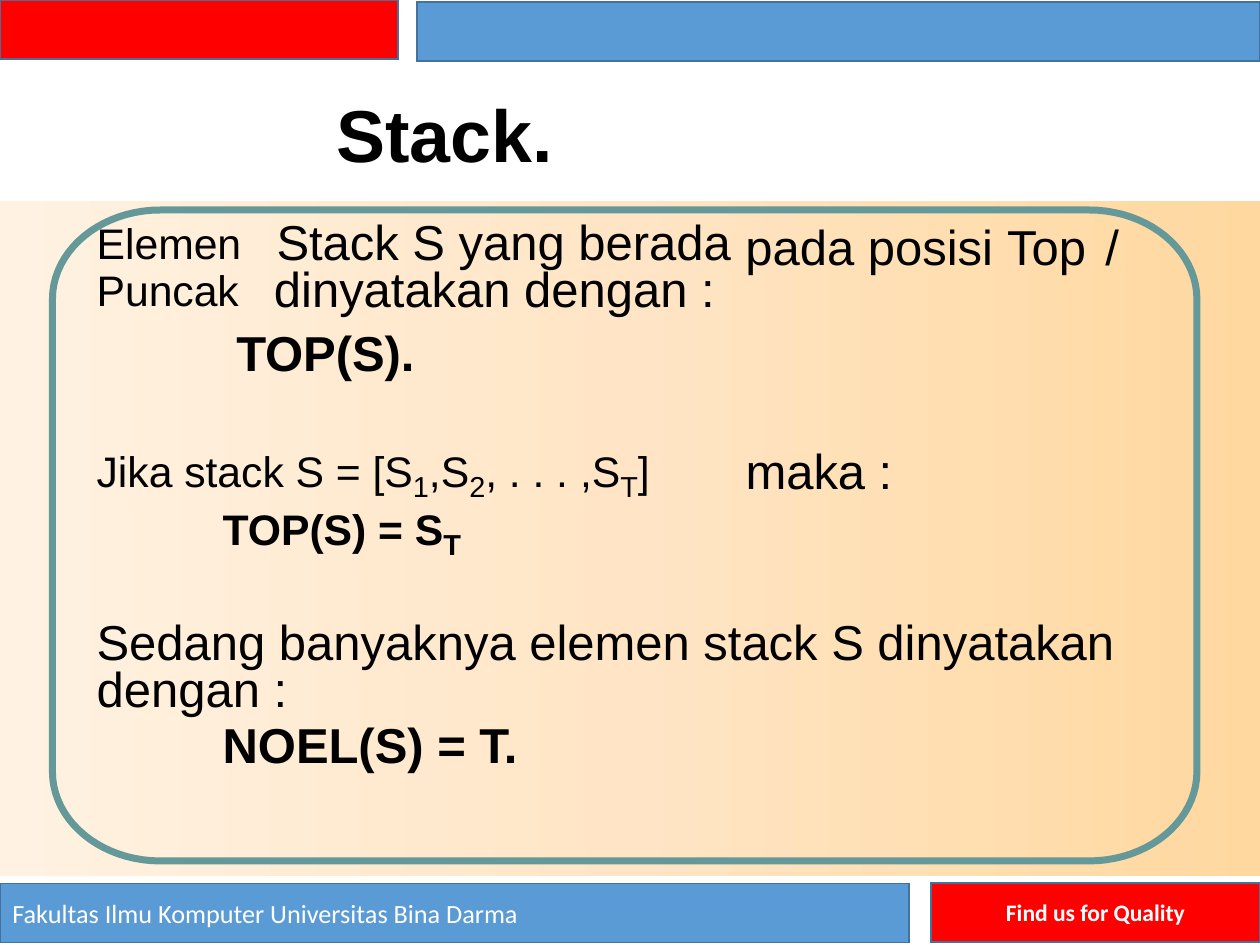
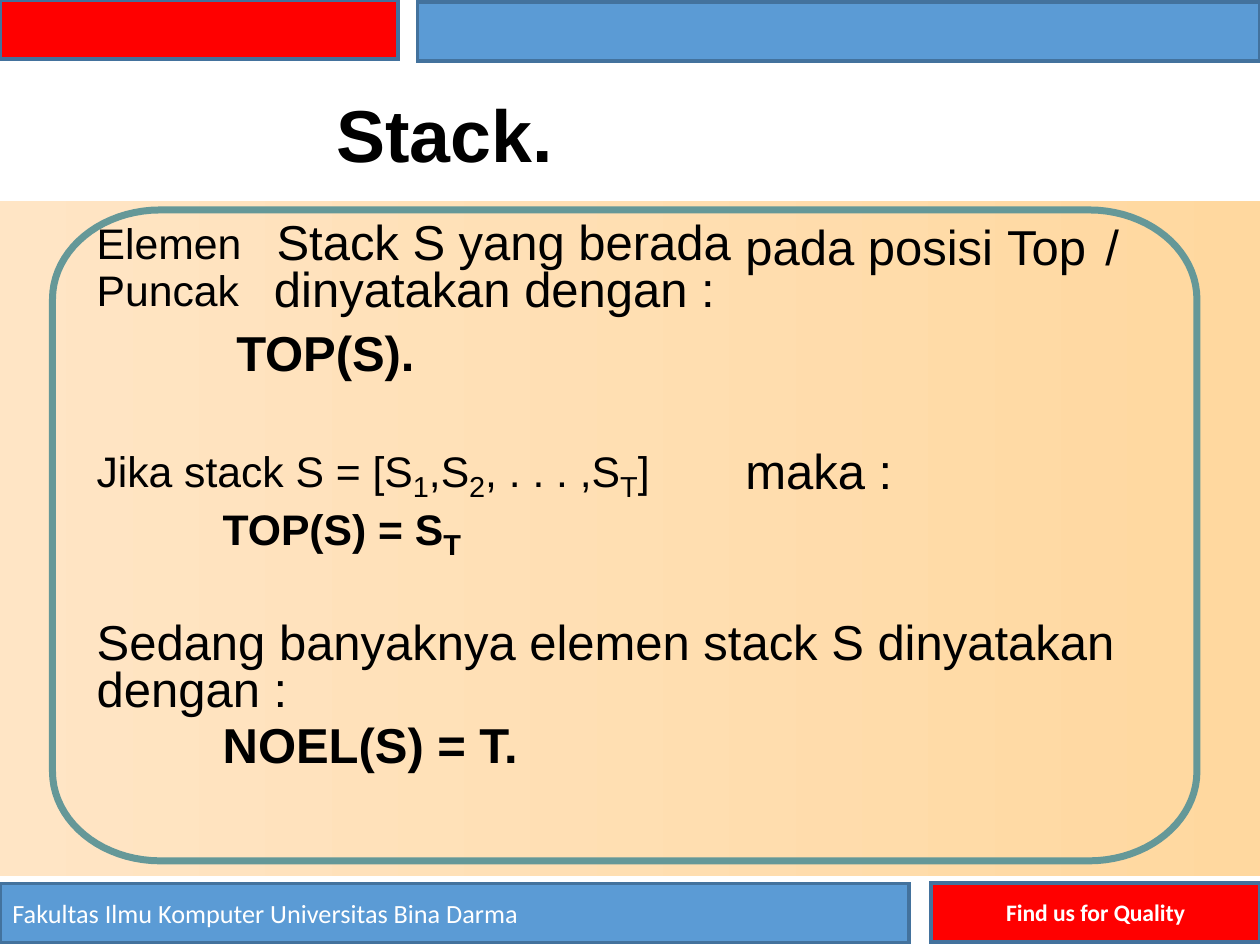
Before and after one commit to ekovegeance-com/docs, a slide deck: slide 3 of Semester 2/Struktur data dan Algoritma lanjutan/SD4-STACK (Tumpukan).pptx. Drawn at 1260x945 pixels with LibreOffice and Linux fonts; fonts in the diff are those of the drawing; background and template pictures are left out. Boxes give left, top, right and bottom in pixels: in the first picture for what was removed or moved away, otherwise in the second. Text is boxed around its words. In the diff, an @@ line names an element or a change of style, - is before the commit and + after.

```diff
--- a/Semester 2/Struktur data dan Algoritma lanjutan/SD4-STACK (Tumpukan).pptx
+++ b/Semester 2/Struktur data dan Algoritma lanjutan/SD4-STACK (Tumpukan).pptx
@@ rectangle at <box>417,3,1260,62</box>: outline #43739E 1 pt to #43729D 2 pt @@
@@ rectangle at <box>0,202,1260,877</box>: fill gradient #FFD8A0 to #FFE6C5 to #FFF2E3 to gradient #FFD89F to #FFE5C5 @@
@@ freeform shape at <box>53,210,1197,862</box>: outline redrawn @@
@@ text at <box>97,225,242,260</box>: line spacing 28.8pt to 28.7pt @@
@@ text at <box>223,514,367,554</box>: now subscript in "ST" @@
@@ text at <box>223,727,517,773</box>: line spacing 0.96 to 0.95 @@
```
Also in this commit, not shown: 28 other slides changed, 2 other files.
